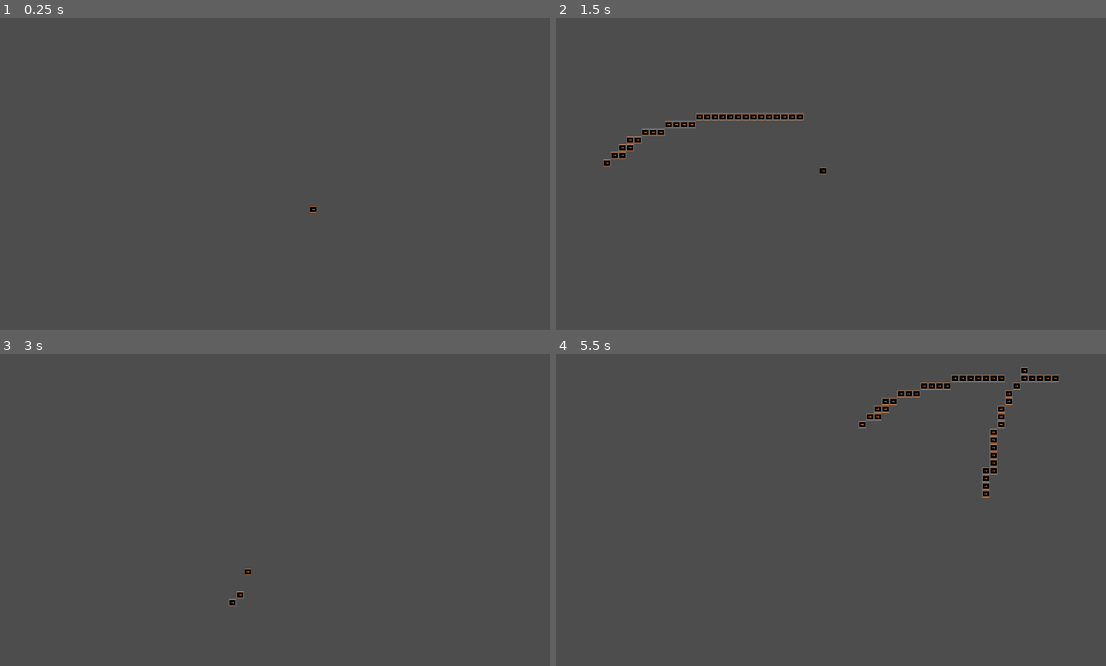
Above: before the commit, frames 1-4 (two rows, left to right).
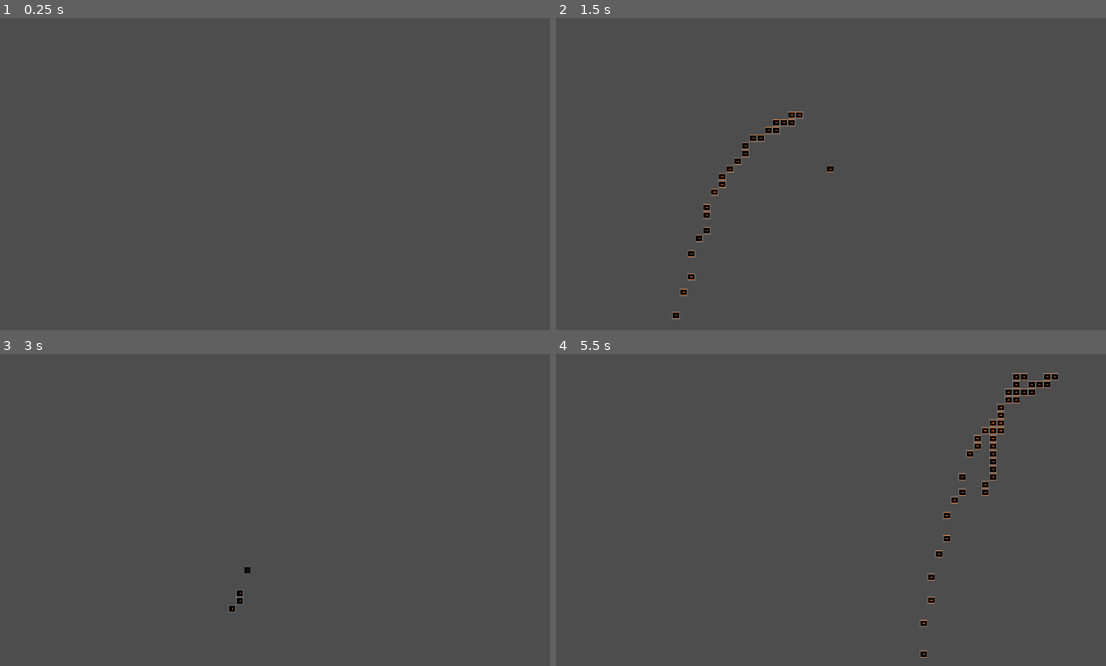
Above: after the commit, the same moments.

Repository: Faerghal1/FACTORG
Game: Godot game, scene res://Scenes/Main.tscn
Same seed, same stepped clock (60 frames per second), same inputs: the game is played once before the commit and once after it.
Inputs (mouse positions are in pixels of both pictures, inside the frame that each line leads up to):
- Up to frame 1 (0.25 s): no input
- Up to frame 2 (1.5 s): tap Enter at 0.5 s; move the mouse to (836, 180) at 0.52 s; press the mouse at (836, 180) at 0.53 s; hold D (Right) 0.53-1.28 s; move the mouse to (831, 177) at 1.27 s; release the mouse at (831, 177) at 1.28 s; hold S (Down) from 1.28 s (still down); tap Shift (Shift) at 1.35 s
- Up to frame 3 (3 s): move the mouse to (55, 360) at 2.02 s; release S (Down) at 2.03 s; hold D (Right) 2.03-2.78 s; hold Right mouse button (right_click) 2.03-2.78 s; move the mouse to (247, 572) at 2.77 s; hold W (Up) from 2.78 s (still down); click (247, 572) at 2.85 s
- Up to frame 4 (5.5 s): tap Space at 3.5 s; move the mouse to (1001, 556) at 3.52 s; release W (Up) at 3.53 s; hold Shift (Shift) 3.53-4.28 s; hold A (Left) 3.53-5.03 s; move the mouse to (803, 500) at 4.27 s; right-click (803, 500) at 4.35 s; move the mouse to (990, 500) at 5.02 s; press the mouse at (990, 500) at 5.03 s; hold S (Down) from 5.03 s (still down)

The runs differ from the first frame. In frame 1, less than 0.1% of the frame differs, in the area x 56-58%, y 60-63%; in frame 2, 1.6%; in frame 3, 0.1%; in frame 4, 2.0%, in the area x 54-92%, y 4-98%.

Commit message:
Changes :)

Diff:
--- a/Scenes/tile_map.tscn
+++ b/Scenes/tile_map.tscn
@@ -28,10 +28,9 @@
 
 [node name="Node2D" type="Node2D"]
 
-[node name="GeneratedMap" type="TileMap" parent="."]
+[node name="GeneratedMap" type="TileMapLayer" parent="."]
 tile_set = SubResource("TileSet_ggshd")
 rendering_quadrant_size = 8
-format = 2
 script = ExtResource("2_7xrpl")
 
 [node name="Camera" parent="." instance=ExtResource("3_mn8yg")]
--- a/Scripts/Camera.gd
+++ b/Scripts/Camera.gd
@@ -2,12 +2,13 @@
 
 const POSITION_Y := 128.0
 const POSITION_X := 128.0
-var temppos_y := 10000.0 * 8
-var temppos_x := 10000.0 * 8
+var temppos_y := 1000.0 * 8
+var temppos_x := 1000.0 * 8
 var move_y = true
 var move_x = true
 
 func _process(delta):
+
 	if Input.is_action_pressed("Shift"):
 		$Timer.wait_time = 0.01
 	else:
--- a/Scripts/gen_node.gd
+++ b/Scripts/gen_node.gd
@@ -24,8 +24,8 @@
 		for y in range(height):
 			var noise_val = noise.get_noise_2d(x,y)
 			if noise_val >= 0:
-				tile_map.set_cell(0, Vector2(x,y), source_id, land_atlas)
+				tile_map.set_cell(Vector2(x,y), source_id, land_atlas)
 				pass
 			elif noise_val < 0.0:
-				tile_map.set_cell(0, Vector2(x,y), source_id, water_atlas)
+				tile_map.set_cell(Vector2(x,y), source_id, water_atlas)
 				pass
--- a/Scripts/tile_map.gd
+++ b/Scripts/tile_map.gd
@@ -1,4 +1,4 @@
-extends TileMap
+extends TileMapLayer
 
 var moisture = FastNoiseLite.new()
 var temperature = FastNoiseLite.new()
@@ -48,9 +48,9 @@
 	var rand_num = randf()
 	var running_total = 0
 	for tile in current_biome:
-			running_total = running_total+current_biome[tile]
-			if rand_num <= running_total:
-				return tile
+		running_total = running_total + current_biome[tile]
+		if rand_num <= running_total:
+			return tile
 
 # Called when the node enters the scene tree for the first time.
 func _ready():
@@ -71,18 +71,14 @@
 			var moist = moisture.get_noise_2d(tile_pos.x + x - width/2, tile_pos.y + y - height/2)
 			var temp = temperature.get_noise_2d(tile_pos.x + x - width/2, tile_pos.y + y - height/2)
 			var alt = altitude.get_noise_2d(tile_pos.x + x - width/2, tile_pos.y + y - height/2)
-			#if alt < -3: #generates water is altitude is too low
-				#set_cell(0, Vector2i(tile_pos.x + x - width/2, tile_pos.y + y - height/2), 0, Vector2i(3,round((temp+10)/5)))
-			#else:
-				#set_cell(0, Vector2i(tile_pos.x + x - width/2, tile_pos.y + y - height/2), 0, Vector2i(round((moist+4)/5),round((temp+10)/5)))
-		#Ocean
+			#Ocean
 			if alt < -0.4:
-				set_cell(0, Vector2i(tile_pos.x + x - width/2, tile_pos.y + y - height/2), 0, Vector2i(0,2))
+				set_cell(Vector2i(tile_pos.x + x - width/2, tile_pos.y + y - height/2), 0, Vector2i(0,2))
 
 			#Beach
 			elif alt < -0.3:
 				biome[pos] = "beach"
-				set_cell(0, Vector2i(tile_pos.x + x - width/2, tile_pos.y + y - height/2), 0, \
+				set_cell(Vector2i(tile_pos.x + x - width/2, tile_pos.y + y - height/2), 0,
 				tiles[random_tile(biome_data, "beach")])
 
 			#Other Biomes
@@ -90,31 +86,32 @@
 				#plains
 				if moist > -0.5 and moist < 0.5 and temp > -0.3 and temp < 0.4:
 					biome[pos] = "plains"
-					set_cell(0, Vector2i(tile_pos.x + x - width/2, tile_pos.y + y - height/2), 0, \
+					set_cell(
+						Vector2i(tile_pos.x + x - width/2, tile_pos.y + y - height/2), 0,
 					tiles[random_tile(biome_data, "plains")])
 				#jungle
 				elif  moist > 0.4 and moist < 0.9 and temp > 0.6:
 					biome[pos] = "jungle"
-					set_cell(0, Vector2i(tile_pos.x + x - width/2, tile_pos.y + y - height/2), 0, \
+					set_cell(Vector2i(tile_pos.x + x - width/2, tile_pos.y + y - height/2), 0,
 					tiles[random_tile(biome_data, "jungle")])
 				#desert
 				elif temp > 0.6 and moist < 0.3:
 					biome[pos] = "desert"
-					set_cell(0, Vector2i(tile_pos.x + x - width/2, tile_pos.y + y - height/2), 0, \
+					set_cell(Vector2i(tile_pos.x + x - width/2, tile_pos.y + y - height/2), 0,
 					tiles[random_tile(biome_data, "desert")])
 				#lakes
 				elif moist >= 0.5:
 					biome[pos] = "lake"
-					set_cell(0, Vector2i(tile_pos.x + x - width/2, tile_pos.y + y - height/2), 0, \
+					set_cell(Vector2i(tile_pos.x + x - width/2, tile_pos.y + y - height/2), 0,
 					tiles[random_tile(biome_data, "lake")])
 			#Mountains
 			elif  moist > 0.7 and moist < 0.8:
 				biome[pos] = "mountain"
-				set_cell(0, Vector2i(tile_pos.x + x - width/2, tile_pos.y + y - height/2), 0, \
+				set_cell(Vector2i(tile_pos.x + x - width/2, tile_pos.y + y - height/2), 0,
 				tiles[random_tile(biome_data, "mountain")])
 			#Snow
 			else:
 				biome[pos] = "snow"
 				#set_cell(pos, tiles[random_tile(biome_data,"snow")])
-				set_cell(0, Vector2i(tile_pos.x + x - width/2, tile_pos.y + y - height/2), 0, \
+				set_cell(Vector2i(tile_pos.x + x - width/2, tile_pos.y + y - height/2), 0,
 				tiles[random_tile(biome_data, "snow")])
